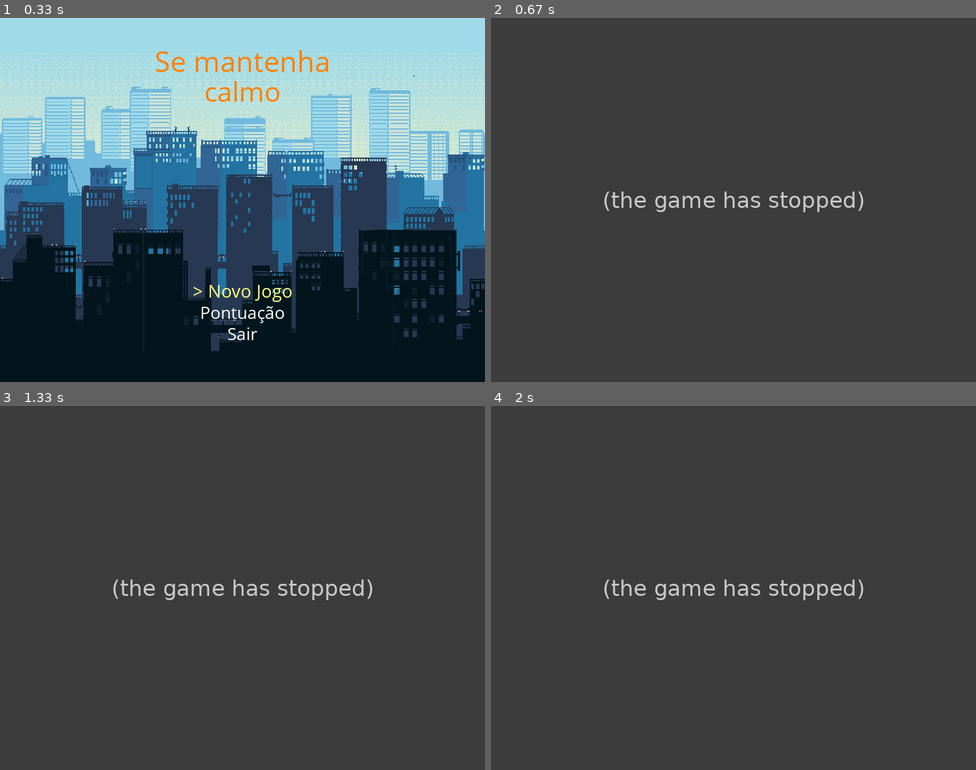
Above: before the commit, frames 1-4 (two rows, left to right).
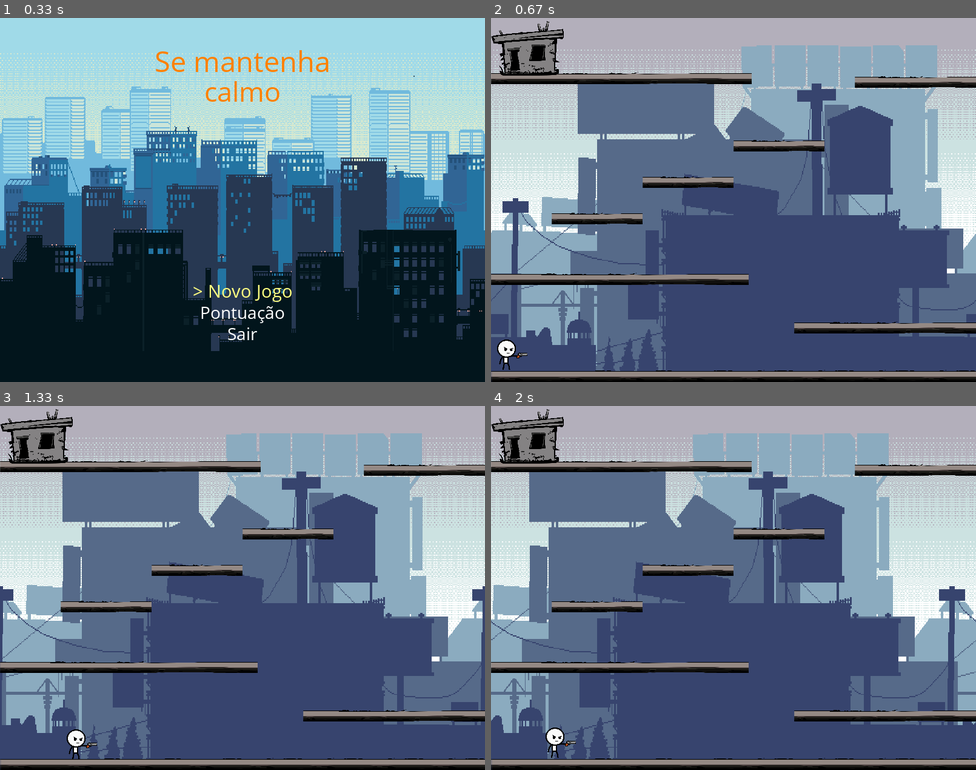
Above: after the commit, the same moments.

Repository: GGarnize/JogoDemoPyGame
Game: pygame game, started from main.py
Same seed, same stepped clock (60 frames per second), same inputs: the game is played once before the commit and once after it.
Inputs:
- Up to frame 1 (0.33 s): no input
- Up to frame 2 (0.67 s): tap Enter at 0.33 s
- Up to frame 3 (1.33 s): hold Up 0.67-1.13 s; hold Right from 1.17 s (still down)
- Up to frame 4 (2 s): release Right at 1.63 s; hold Left from 1.67 s (still down)

Frame 1 is identical in both runs. In frame 2, 99% of the frame differs, in the area x 0-100%, y 0-100%; in frame 3, 99%; in frame 4, 99%.
Error before the commit: TypeError: Can't instantiate abstract class Jogador with abstract method atualizar (FabricaE...; the game stopped at 0.33 s (later frames are placeholders)

Commit message:
Mapa fase 1 concluido

Diff:
--- a/Config.py
+++ b/Config.py
@@ -24,9 +24,10 @@
 OPCOES_MENU = ["Novo Jogo", "Pontuação", "Sair"]
 
 # Parâmetros de física
-GRAVIDADE = 0.8
-FORCA_PULO = 10
+GRAVIDADE = 3.2
+FORCA_PULO = 40
 VELOCIDADE_JOGADOR = 5
 
 # Outras constantes
-FPS = 30
+ATRASO_PULO = 400 #ms
+FPS = 60
--- a/codigo/FabricaEntidades.py
+++ b/codigo/FabricaEntidades.py
@@ -16,13 +16,18 @@
                 lista_fundos.append(ImagemFundo(f'Fase1_{i + 1}', (LARGURA_JANELA, 0)))
             return lista_fundos
         if tipo == "jogador":
-            return Jogador(posicao=kwargs.get("posicao", (10, ALTURA_JANELA - PLATAFORMA_ALTURA)), chao=kwargs.get("chao", []), plataforma=kwargs.get("plataforma", []))
+            return Jogador(posicao=kwargs.get("posicao", (10, ALTURA_JANELA - PLATAFORMA_ALTURA)),
+                           chao=kwargs.get("chao", []),
+                           plataforma=kwargs.get("plataforma", []),
+                           construcao=kwargs.get("construcao", []),
+                           )
         elif tipo == "inimigo":
             return Inimigo(kwargs.get("posicao", (300, 50)))
         elif tipo == "plataforma":
             posicao = kwargs.get("posicao", (100, 200))
             tamanho = (kwargs.get("width", PLATAFORMA_LARGURA), kwargs.get("height", PLATAFORMA_ALTURA))
-            return Plataforma(posicao[0], posicao[1], tamanho[0], tamanho[1])
+            imagem = (kwargs.get("imagem_custom", "chao_base"))
+            return Plataforma(posicao[0], posicao[1], tamanho[0], tamanho[1], imagem)
         elif tipo == "chao":
             lista_chao = []
             chao = 0
--- a/codigo/Fase.py
+++ b/codigo/Fase.py
@@ -1,10 +1,13 @@
 # arquivo: codigo/Fase.py
 import sys
+
 import pygame
 from pygame import Surface
+
 from Config import FPS
 from codigo.Entidade import Entidade
 from codigo.FabricaEntidades import FabricaEntidades
+
 
 class Fase:
     def __init__(self, janela, nome_fase):
@@ -19,14 +22,25 @@
         self.lista_entidades.extend(chao)
         # Cria algumas plataformas
         lista_plataforma = [
-            FabricaEntidades.criar_entidade('plataforma', posicao=(300, 300)),
-            FabricaEntidades.criar_entidade('plataforma', posicao=(400, 400)),
-            FabricaEntidades.criar_entidade('plataforma', posicao=(500, 500)),
-            FabricaEntidades.criar_entidade('plataforma', posicao=(100, 40), width=50, height=230)
+            FabricaEntidades.criar_entidade('plataforma', posicao=(500, 500), width=300),
+            FabricaEntidades.criar_entidade('plataforma', posicao=(0, 420), width=425),
+            FabricaEntidades.criar_entidade('plataforma', posicao=(100, 320), width=150),
+            FabricaEntidades.criar_entidade('plataforma', posicao=(250, 260), width=150),
+            FabricaEntidades.criar_entidade('plataforma', posicao=(400, 200), width=150),
+            FabricaEntidades.criar_entidade('plataforma', posicao=(600, 95), width=200),
+            FabricaEntidades.criar_entidade('plataforma', posicao=(0, 89), width=430),
         ]
         self.lista_entidades.extend(lista_plataforma)
+        lista_construcao = [
+            FabricaEntidades.criar_entidade('plataforma', posicao=(0, 5), width=120, height=90, imagem_custom='casa2'),
+        ]
+        self.lista_entidades.extend(lista_construcao)
         # Cria o jogador, passando as listas de chão e plataforma para colisão
-        self.lista_entidades.append(FabricaEntidades.criar_entidade('jogador', posicao=(10, 50), chao=chao, plataforma=lista_plataforma))
+        self.lista_entidades.append(FabricaEntidades.criar_entidade('jogador',
+                                                                    posicao=(10, 560),
+                                                                    chao=chao,
+                                                                    plataforma=lista_plataforma,
+                                                                    construcao=lista_construcao))
 
     def executar(self):
         while True:
--- a/codigo/Jogador.py
+++ b/codigo/Jogador.py
@@ -1,25 +1,25 @@
 # arquivo: codigo/Jogador.py
 import pygame
-from Config import VELOCIDADE_JOGADOR, ALTURA_JANELA
+from Config import LARGURA_JANELA, VELOCIDADE_JOGADOR, ALTURA_JANELA
 from codigo.Pessoa import Pessoa
 
 class Jogador(Pessoa):
-    def __init__(self, posicao, chao, plataforma):
+    def __init__(self, posicao, chao, plataforma, construcao):
         # "jogador.png" é o nome da imagem
-        super().__init__(img="jogador", chao_lista=chao, plataforma_lista=plataforma)
+        super().__init__(img="jogador", chao_lista=chao, plataforma_lista=plataforma, construcao_lista=construcao)
         self.image = pygame.image.load('./recurso/jogador.png').convert_alpha()
         self.image = pygame.transform.scale(self.image, (50, 50))
         self.rect = self.image.get_rect(topleft=posicao)
-        # Cria uma hitbox menor do lado direito (reduz 10 pixels)
-        self.hitbox_offset = 10
-        self.hitbox = pygame.Rect(self.rect.x, self.rect.y, self.rect.width - self.hitbox_offset, self.rect.height)
+        # Cria uma area_contato menor do lado direito (reduz 10 pixels)
+        self.area_contato_deslocamento = 15
+        self.area_contato = pygame.Rect(self.rect.x, self.rect.y, self.rect.width - self.area_contato_deslocamento, self.rect.height)
 
     def mover(self):
         teclas = pygame.key.get_pressed()
-        if teclas[pygame.K_LEFT]:
+        if teclas[pygame.K_LEFT] and self.rect.x > 0:
             self.rect.x -= VELOCIDADE_JOGADOR
             self.moverX = -VELOCIDADE_JOGADOR
-        elif teclas[pygame.K_RIGHT]:
+        elif teclas[pygame.K_RIGHT] and self.rect.x < LARGURA_JANELA - self.rect.width + self.area_contato_deslocamento:
             self.rect.x += VELOCIDADE_JOGADOR
             self.moverX = VELOCIDADE_JOGADOR
         else:
@@ -27,11 +27,8 @@
 
         if teclas[pygame.K_UP] or teclas[pygame.K_SPACE]:
             self.pular()
-
-        # Sempre atualiza a hitbox para que acompanhe o rect:
-        self.hitbox.topleft = self.rect.topleft
-
+        self.area_contato.topleft = self.rect.topleft
         self.gravidade()
 
-    def update(self):
-        self.update()  # Chama a atualização de física definida na classe Pessoa
+    def atualizar(self):
+        self.update()
--- a/codigo/Pessoa.py
+++ b/codigo/Pessoa.py
@@ -1,76 +1,90 @@
 # arquivo: codigo/Pessoa.py
 from abc import ABC, abstractmethod
+
 import pygame
-from Config import GRAVIDADE, FORCA_PULO, ALTURA_JANELA
 
+from Config import FORCA_PULO, GRAVIDADE, ATRASO_PULO
 from codigo.Entidade import Entidade
+
 
 class Pessoa(Entidade, ABC):
     """
-    Classe abstrata que agrega a lógica de física, colisões e controle de pulo,
-    seguindo o padrão do GUIAPLATAFORMA.
+    Classe abstrata que agrega a lógica de física, colisões e controle de pulo.
     """
-    def __init__(self, img, chao_lista, plataforma_lista):
+
+    def __init__(self, img, chao_lista, plataforma_lista, construcao_lista):
         super().__init__(nome="Pessoa", posicao=(0, 0))
+        self.velocidade_y = None
         self.moverX = 0
         self.moverY = 0
         self.img = img
-        # Converter as listas para grupos para usar spritecollide (opcional)
+
         self.chao_lista = pygame.sprite.Group(chao_lista)
         self.plataforma_lista = pygame.sprite.Group(plataforma_lista)
+        self.construcao_lista = pygame.sprite.Group(construcao_lista)
 
-        # Controle de pulo – inicialmente, não está pulando
-        self.pulando = False
+        self.pulando = True
         self.caindo = True
 
-        # Adicionando delay para o pulo
-        self.delay_pulo = 300  # 300 milissegundos de delay
-        self.ultimo_pulo = 0   # tempo do último pulo
+        self.atraso_pulo = ATRASO_PULO
+        self.ultimo_pulo = 0
 
     def gravidade(self):
         if self.pulando:
-            self.moverY += 3.2
+            self.moverY += GRAVIDADE
 
     def pular(self):
-        """Tenta iniciar o pulo se o delay tiver passado e o personagem estiver apoiado."""
+        """Tenta iniciar o pulo se o atraso  tiver passado e o personagem não estiver pulando."""
         tempo_atual = pygame.time.get_ticks()
-        if not self.pulando and (tempo_atual - self.ultimo_pulo >= self.delay_pulo):
+        if not self.pulando and (tempo_atual - self.ultimo_pulo >= self.atraso_pulo):
             self.ultimo_pulo = tempo_atual
-            self.velocidade_y = -FORCA_PULO  # ou ajuste o impulso como preferir
+            self.velocidade_y = -FORCA_PULO
             self.pulando = True
             self.caindo = False
 
     def registrar_pulo(self):
         if self.pulando and not self.caindo:
             self.caindo = True
-            self.moverY -= 33
+            self.moverY -= FORCA_PULO
 
     def registrar_plataforma(self):
-        plat_hit_list = pygame.sprite.spritecollide(self, self.plataforma_lista, False)
-        for p in plat_hit_list:
+        plat_acerto_lista = pygame.sprite.spritecollide(self, self.plataforma_lista, False)
+        for p in plat_acerto_lista:
             self.pulando = False
             self.moverY = 0
-            # Usando a hitbox (se existir) para colisão:
-            hit = self.hitbox if hasattr(self, "hitbox") else self.rect
-            if hit.bottom <= p.rect.bottom:
+            hit = self.area_contato if hasattr(self, "area_contato") else self.rect
+            if (hit.bottom <= p.rect.bottom
+                    or (hit.bottom >= p.rect.bottom and hit.centery <= p.rect.centery)):
                 hit.bottom = p.rect.top
-                self.rect.bottom = p.rect.top  # sincroniza com o rect principal
+                self.rect.bottom = p.rect.top
             else:
                 self.rect.y += 6.4
                 self.pulando = True
                 self.caindo = True
 
+    def registrar_construcao(self):
+        pass
+
+
     def registrar_chao(self):
-        ground_hit_list = pygame.sprite.spritecollide(self, self.chao_lista, False)
-        for g in ground_hit_list:
+        chao_acerto_lista = pygame.sprite.spritecollide(self, self.chao_lista, False)
+        for g in chao_acerto_lista:
             self.moverY = 0
             self.rect.bottom = g.rect.top
             self.pulando = False
 
+    def movimento(self):
+        if self.moverX < 0:
+            self.pulando = True
+        if self.moverX > 0:
+            self.pulando = True
+
     def update(self):
+        self.movimento()
         self.gravidade()
         self.registrar_chao()
         self.registrar_plataforma()
+        self.registrar_construcao()
         self.registrar_pulo()
         self.rect.x += self.moverX
         self.rect.y += self.moverY
--- a/codigo/Plataforma.py
+++ b/codigo/Plataforma.py
@@ -4,9 +4,9 @@
 
 
 class Plataforma(Entidade):
-    def __init__(self, x, y, width=PLATAFORMA_LARGURA, height=PLATAFORMA_ALTURA):
+    def __init__(self, x, y, width=PLATAFORMA_LARGURA, height=PLATAFORMA_ALTURA, imagem='chao_base'):
         super().__init__(nome="Plataforma", posicao=(x, y))
-        self.image = pygame.image.load('./recurso/chao_base.png').convert_alpha()
+        self.image = pygame.image.load(f'./recurso/{imagem}.png').convert_alpha()
         self.image = pygame.transform.scale(self.image, (width, height))
         self.rect.width = width
         self.rect.height = height
Renamed: recurso/building1.png -> recurso/casa1.png
Renamed: recurso/building2.png -> recurso/casa2.png
Renamed: recurso/bullet.png -> recurso/orijetil.png
